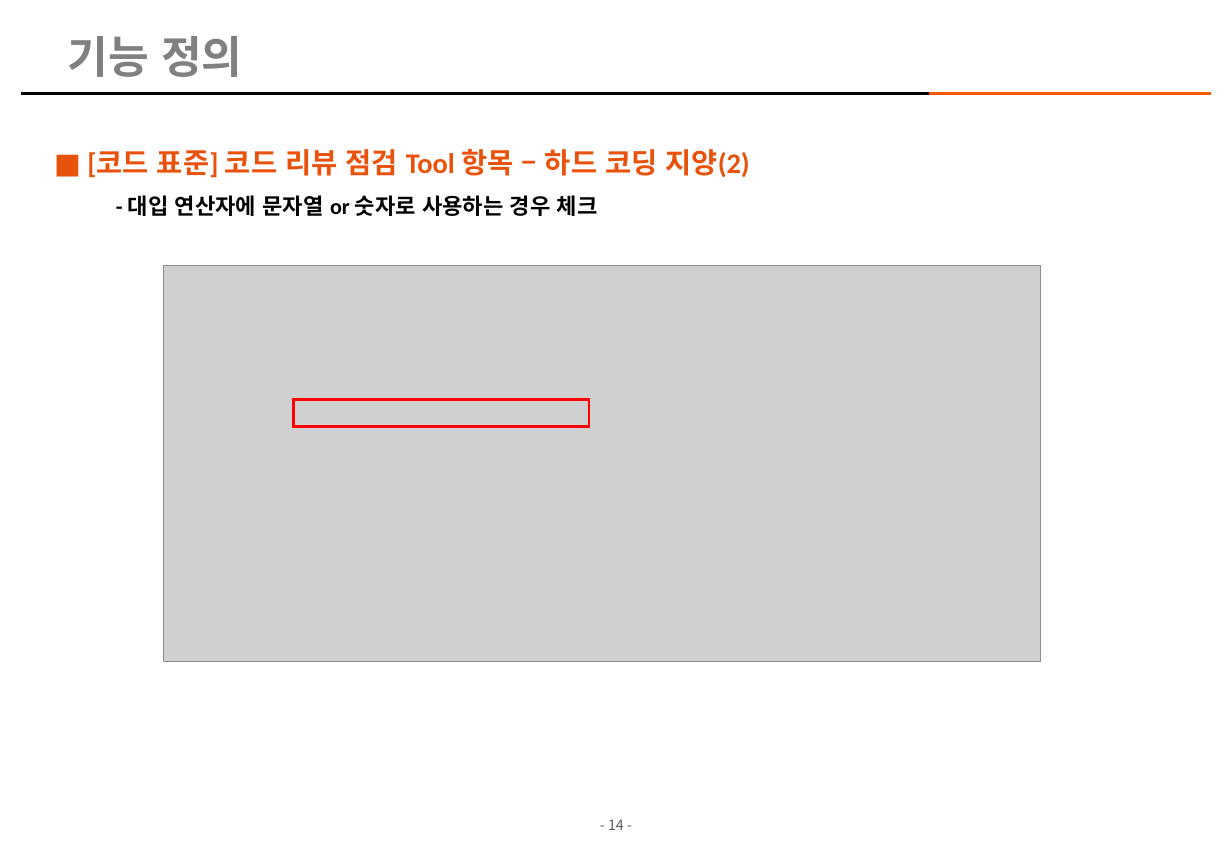
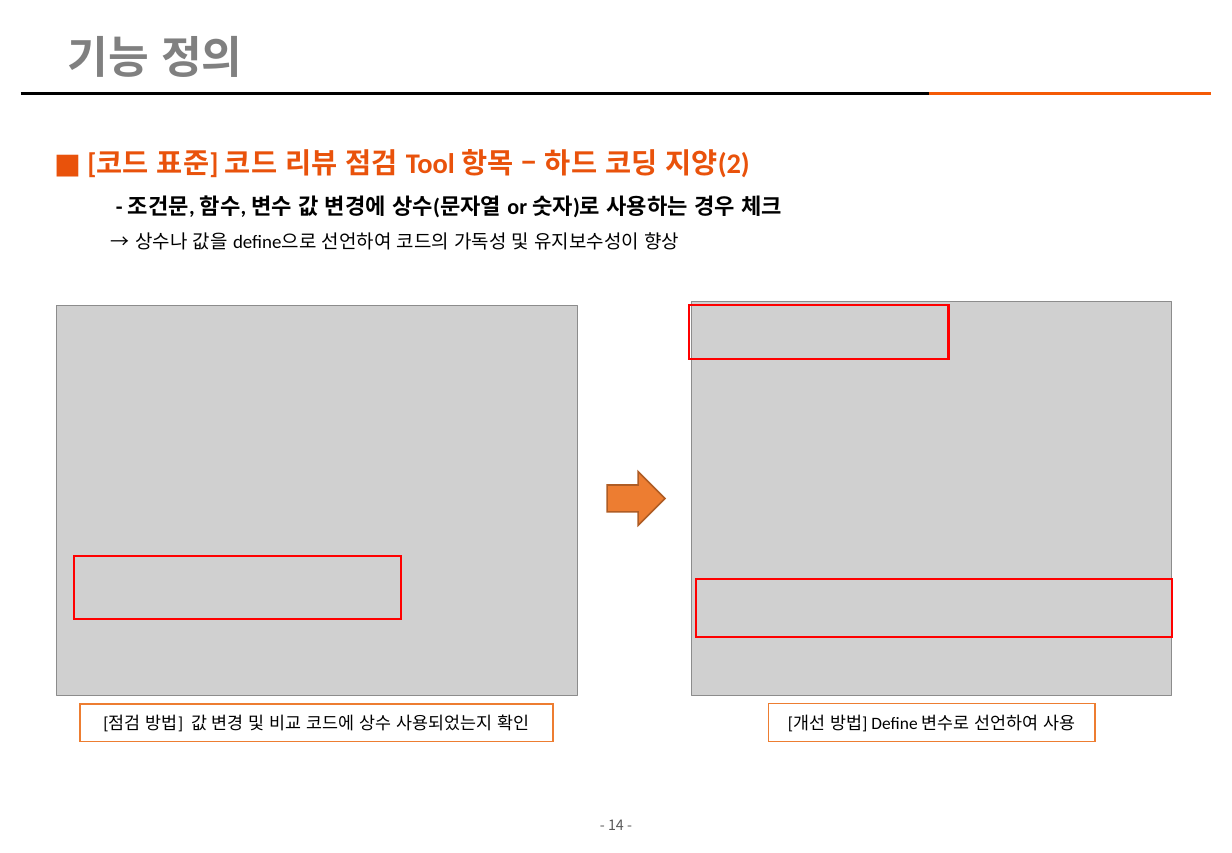
Before and after one commit to kimhopepa/PythonPjt, a slide deck: slide 14 of CodeReviewTool/doc/CodeReview_점검_Tool_개발계획서_rev07.pptx. Drawn at 1232x853 pixels with LibreOffice and Linux fonts; fonts in the diff are those of the drawing; grey boxes stand for pictures; background and template pictures are left out. Boxes give left, top, right and bottom in pixels: in the first picture for what was removed or moved away, otherwise in the second. Text is boxed around its words. In the diff, an @@ line names an element or a change of style, - is before the commit and + after.

```diff
--- a/CodeReviewTool/doc/CodeReview_점검_Tool_개발계획서_rev07.pptx
+++ b/CodeReviewTool/doc/CodeReview_점검_Tool_개발계획서_rev07.pptx
@@ text at box(128, 195, 782, 250): text changed @@
-  - 대입 연산자에 문자열 or 숫자로 사용하는 경우 체크
+  - 조건문, 함수, 변수 값 변경에 상수(문자열 or 숫자)로 사용하는 경우 체크
+  → 상수나 값을 define으로 선언하여 코드의 가독성 및 유지보수성이 향상
@@ picture added at box(56, 306, 577, 696) @@
@@ rectangle added at box(689, 305, 949, 359), outline #FF0000 1.5 pt @@
@@ picture: place and size @@
-picture at box(164, 265, 1041, 661)
+picture at box(692, 301, 1172, 695)
@@ right arrow added at box(607, 472, 665, 526), fill #ED7D31, outline #AF5C24 1 pt @@
@@ rectangle: place and size @@
-rectangle at box(293, 399, 589, 427)
+rectangle at box(74, 556, 400, 619)
@@ rectangle added at box(696, 579, 1172, 637), outline #FF0000 1.5 pt @@
@@ rectangle added at box(81, 704, 554, 742), fill #FFFFFF, outline #ED7D31 1 pt, 11 pt, text #000000 @@
+[점검 방법] 값 변경 및 비교 코드에 상수 사용되었는지 확인
@@ rectangle added at box(769, 704, 1095, 742), fill #FFFFFF, outline #ED7D31 1 pt, 11 pt, text #000000 @@
+[개선 방법] Define 변수로 선언하여 사용
```
Also in this commit, not shown: 10 other slides changed, 2 other files.
